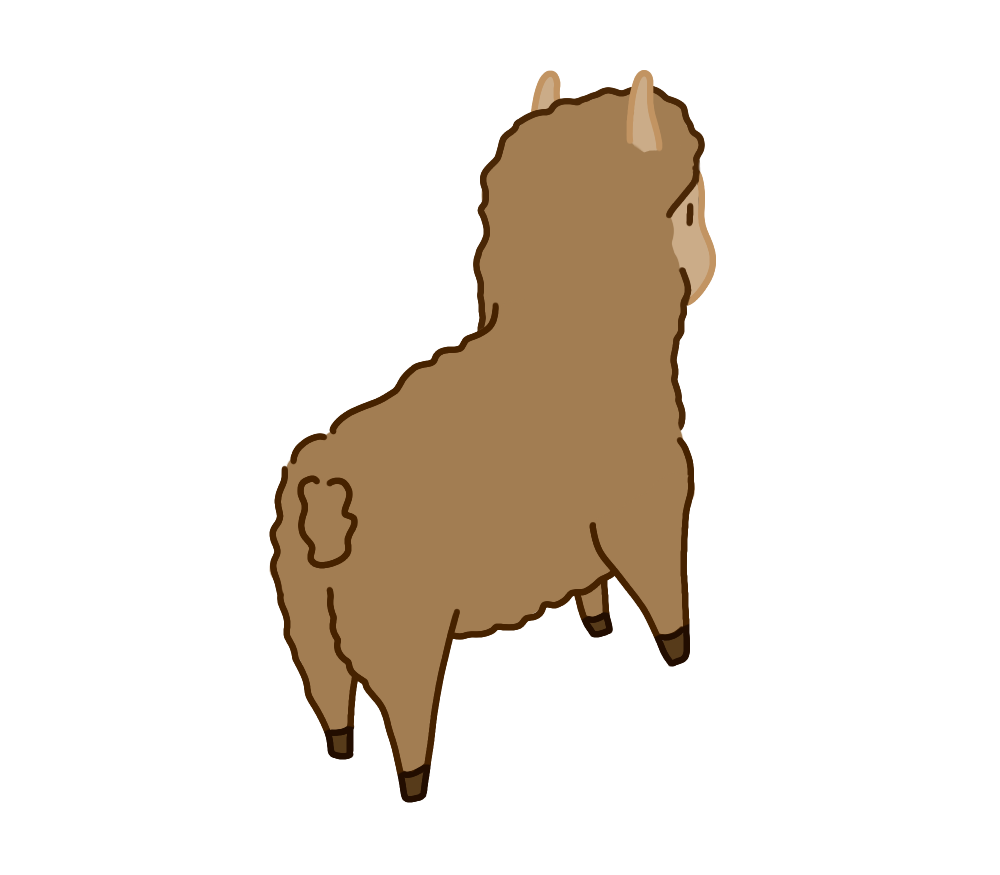
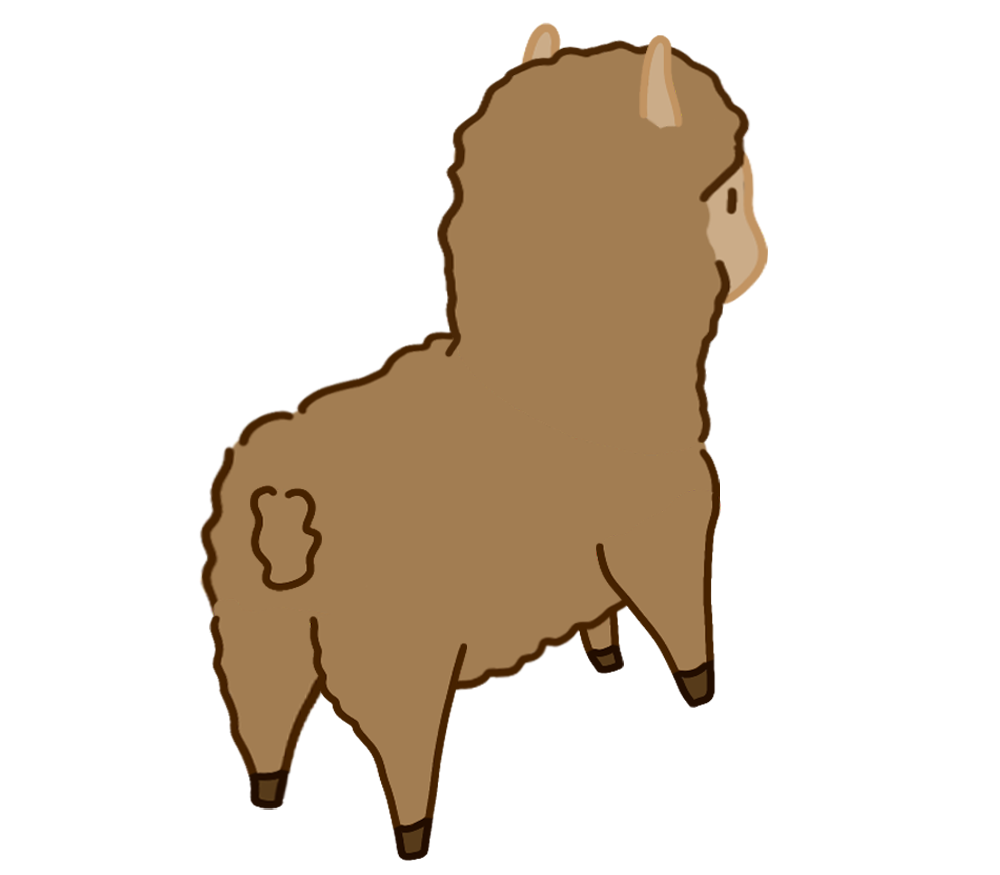
Layered file, before and after one edit (1000px x 875px). Changes by layer:
added group "Group 1" with 9 layers above "Background" over [199, 22, 769, 861]
moved "Layer 12" into group "Group 1", painted on it over [626, 35, 683, 153]
moved "Layer 13" into group "Group 1", painted on it over [250, 475, 358, 592]
moved "Layer 14" into group "Group 1", painted on it over [589, 472, 721, 708]
moved "Layer 15" into group "Group 1", painted on it over [309, 586, 467, 861]
moved "Layer 18" into group "Group 1", painted on it over [209, 572, 373, 810]
moved "Layer 19" into group "Group 1", painted on it over [437, 39, 769, 457]
moved "Layer 16" into group "Group 1", painted on it over [199, 286, 720, 694]
moved "Layer 17" into group "Group 1", painted on it over [560, 522, 624, 674]
moved "Layer 20" into group "Group 1", painted on it over [518, 22, 569, 130]
